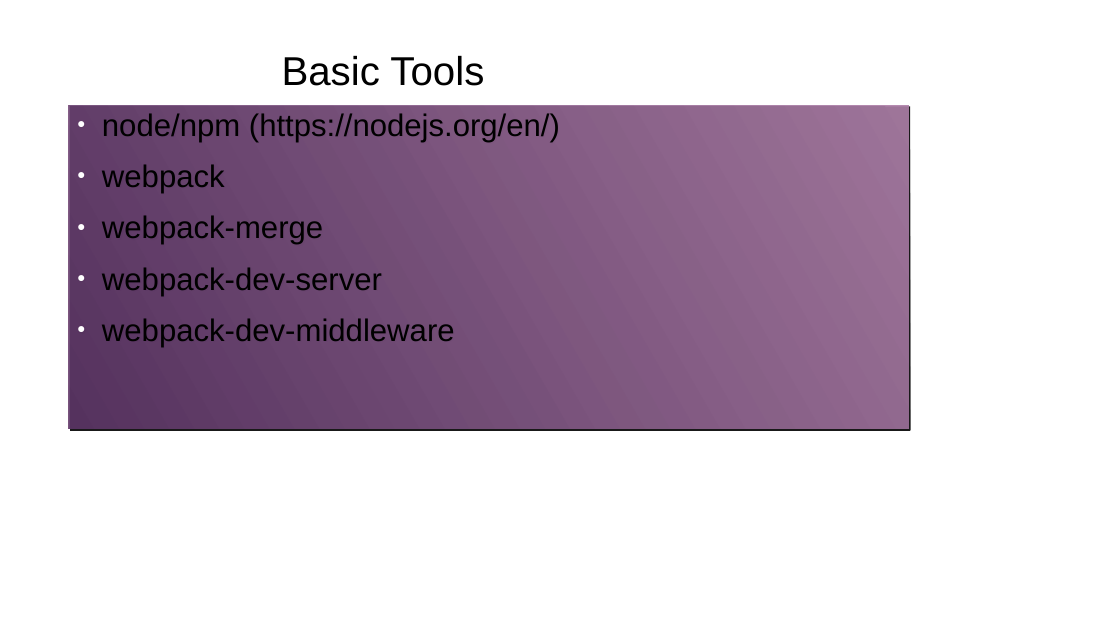
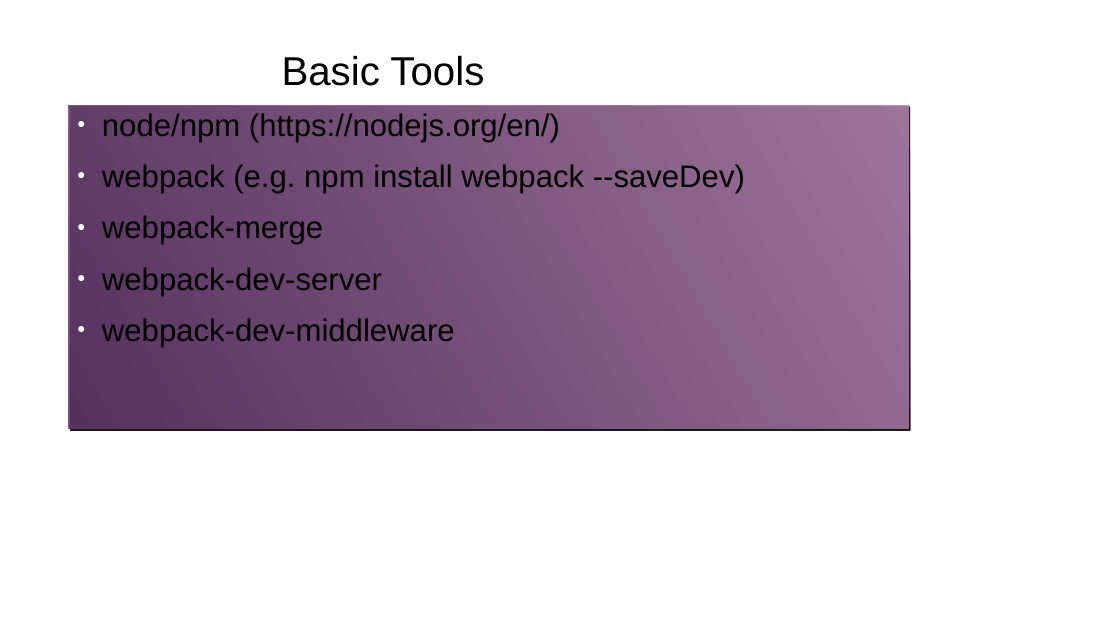
Before and after one commit to gharley/webpack-presi, a slide deck: slide 4 of webpack.odp. Drawn at 1120x630 pixels with LibreOffice and Linux fonts; fonts in the diff are those of the drawing; background and template pictures are left out. Boxes give left, top, right and bottom in pixels: in the first picture for what was removed or moved away, otherwise in the second. Text is boxed around its words. In the diff, an @@ line names an element or a change of style, - is before the commit and + after.

```diff
--- a/webpack.odp
+++ b/webpack.odp
@@ text at (102,164,745,193): text changed @@
-● webpack
+● webpack (e.g. npm install webpack --saveDev)
```
Also in this commit, not shown: 1 other slide changed, 2 other files.
